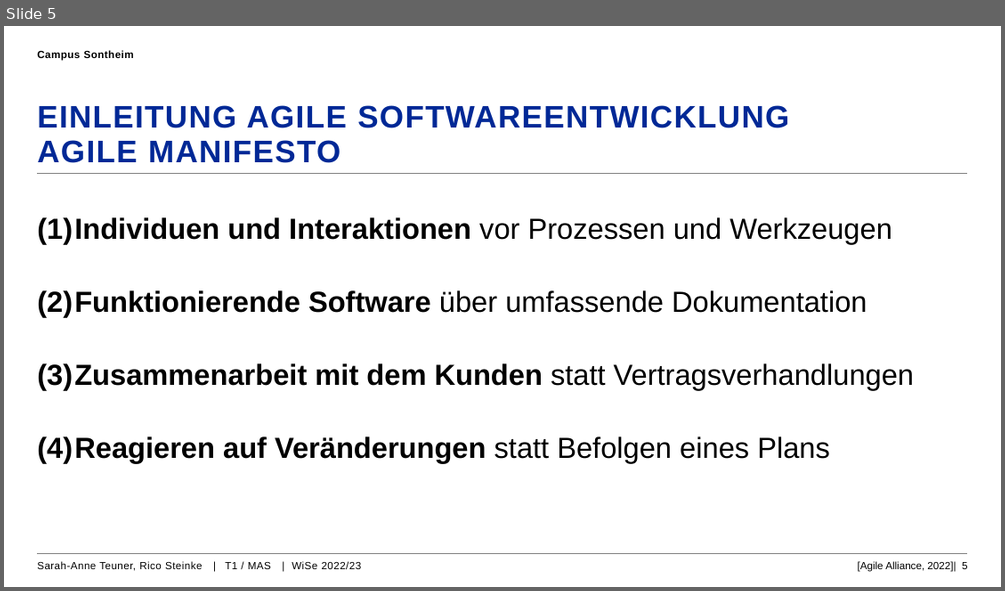
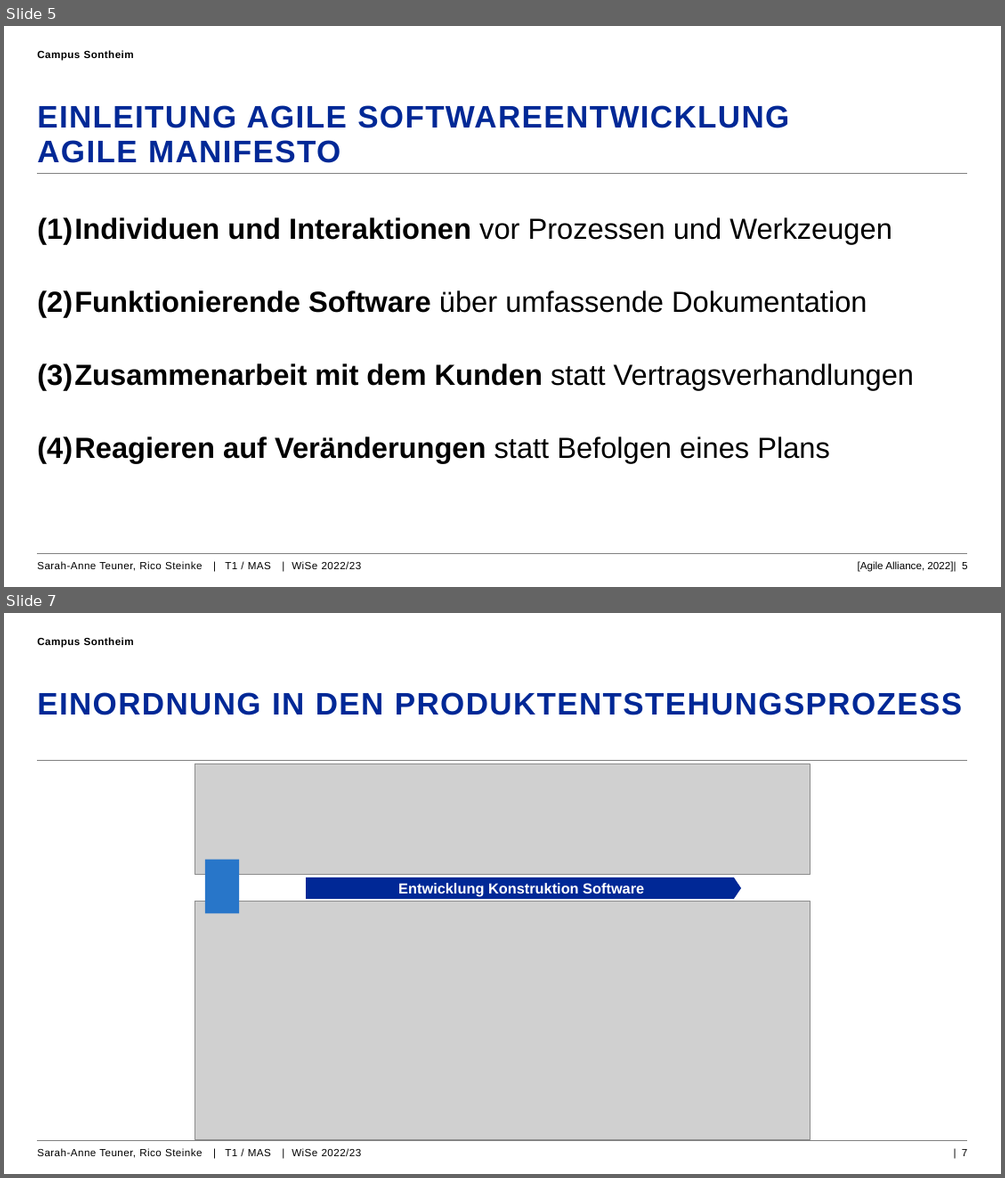
Before and after one commit to rico227/pgpe, a slide deck: Agile_Softwareentwicklung_Automotive_PGPE.pptx. Shown one above the other, each under a label of ours: slide 5 before the commit, slides 5 and 7 after it; the slides between them are not shown. The pictures are 1005x591 and 1005x1178 pixels, drawn with LibreOffice and Linux fonts; fonts in the diff are those of the drawing; grey boxes stand for pictures; background and template pictures are left out. Boxes give left, top, right and bottom in pixels: in the first picture for what was removed or moved away, otherwise in the second. Text is boxed around its words. In the diff, an @@ line names an element or a change of style, - is before the commit and + after.

```diff
--- a/Agile_Softwareentwicklung_Automotive_PGPE.pptx
+++ b/Agile_Softwareentwicklung_Automotive_PGPE.pptx
@@ slide 7 added at <box>4,613,1001,1174</box>, background #FFFFFF; not listed: 2 template elements that a slide beside it also shows @@
@@ text added at <box>37,637,134,648</box>, 10 pt, text #000000, bold @@
+Campus Sontheim
@@ title added at <box>37,692,962,715</box>, 30 pt, text #002896, bold @@
+EINORDNUNG IN DEN PRODUKTENTSTEHUNGSPROZESS
@@ picture added at <box>195,763,810,874</box> @@
@@ rectangle added at <box>205,859,240,913</box>, fill #2876C9 @@
@@ pentagon arrow added at <box>306,877,741,899</box>, fill #002896, 14 pt, text #FFFFFF, bold @@
+Entwicklung Konstruktion Software
@@ picture added at <box>195,900,810,1140</box> @@
@@ text added at <box>37,1148,362,1158</box>, 10 pt, text #000000 @@
+Sarah-Anne Teuner, Rico Steinke | T1 / MAS | WiSe 2022/23
@@ page number added at <box>962,1149,967,1156</box>, 10 pt, text #000000 @@
+| 7
```
Also in this commit, not shown: 1 slide changed, 9 other slides added, 4 other files.
